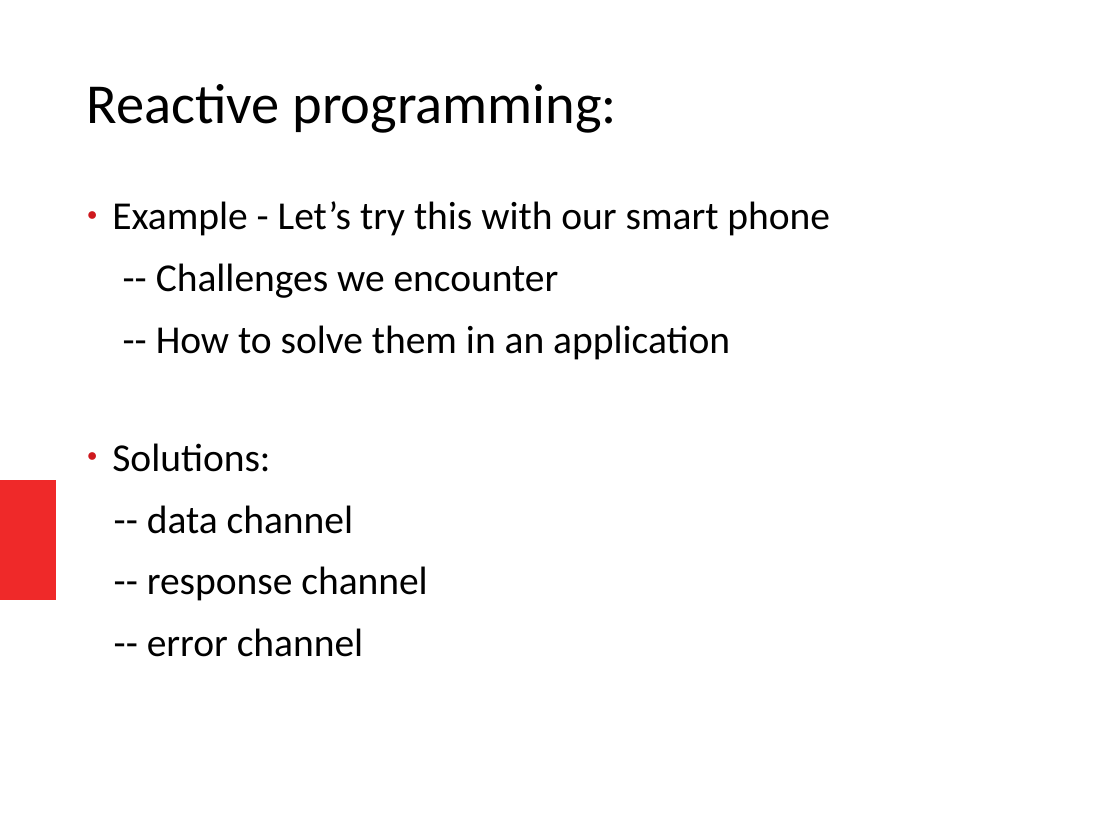
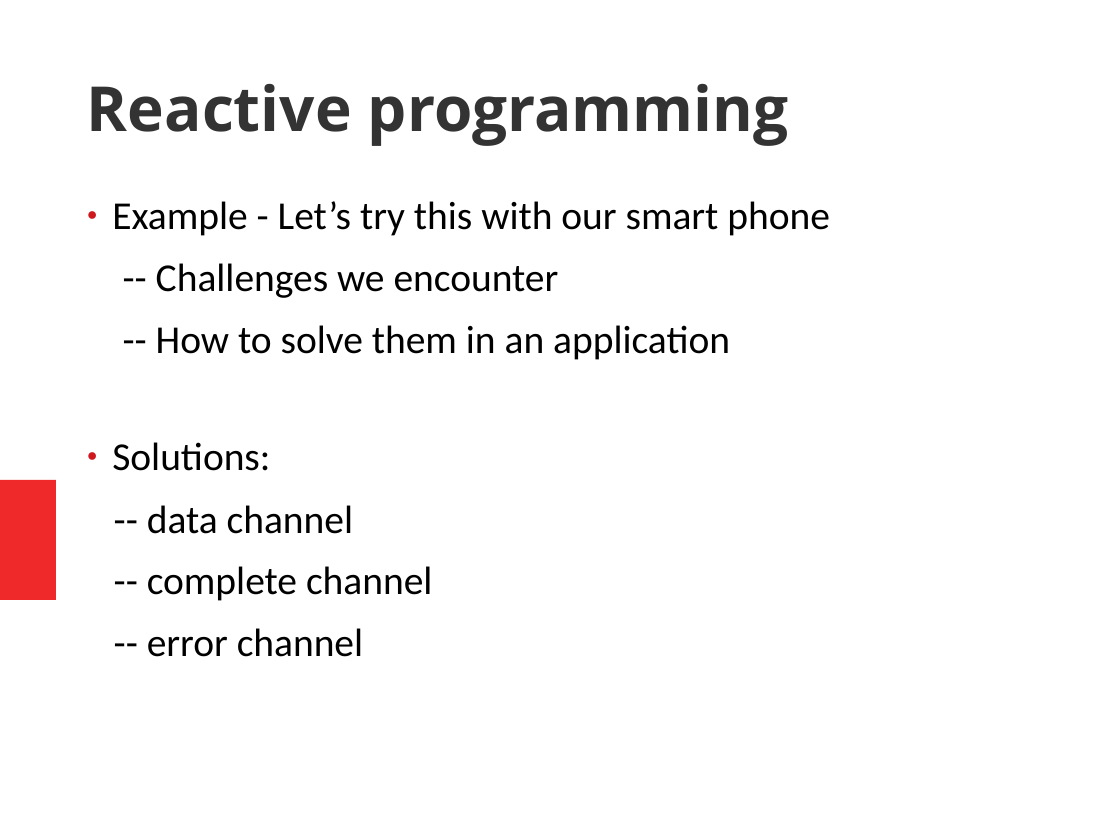
Before and after one commit to nizanthece/java-one, a slide deck: slide 6 of java-one-demo.pptx (slide 7 before the commit). Drawn at 1120x840 pixels with LibreOffice and Linux fonts; fonts in the diff are those of the drawing. Boxes give left, top, right and bottom in pixels: in the first picture for what was removed or moved away, otherwise in the second. Text is boxed around its words. In the diff, an @@ line names an element or a change of style, - is before the commit and + after.

```diff
--- a/java-one-demo.pptx
+++ b/java-one-demo.pptx
@@ text at bbox=[87, 84, 789, 146]: text changed; size 40 to 44 pt; font Calibri to Open Sans; text colour #000000 to #333333; bold on @@
-Reactive programming:
+Reactive programming
@@ text at bbox=[147, 566, 432, 601]: text changed @@
--- response channel
+-- complete channel
```
Also in this commit, not shown: 4 other slides changed, 2 slides added, 3 slides removed, 2 other files.
